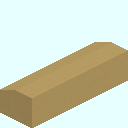
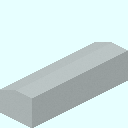
Before/after of a w=128, h=128 layered artwork. What changed in the layer stack:
painted on "Color #3" over [0, 42, 128, 128]
painted on "Wall #3" over [0, 51, 128, 128]
showed group "N" (7 layers) over [0, 42, 128, 128]
painted on "Color #2" over [0, 42, 128, 128]
showed group "E" (8 layers) over [0, 42, 128, 128]
painted on "Color #1" over [0, 42, 128, 128]
painted on "Wall #1" over [0, 53, 128, 128]
